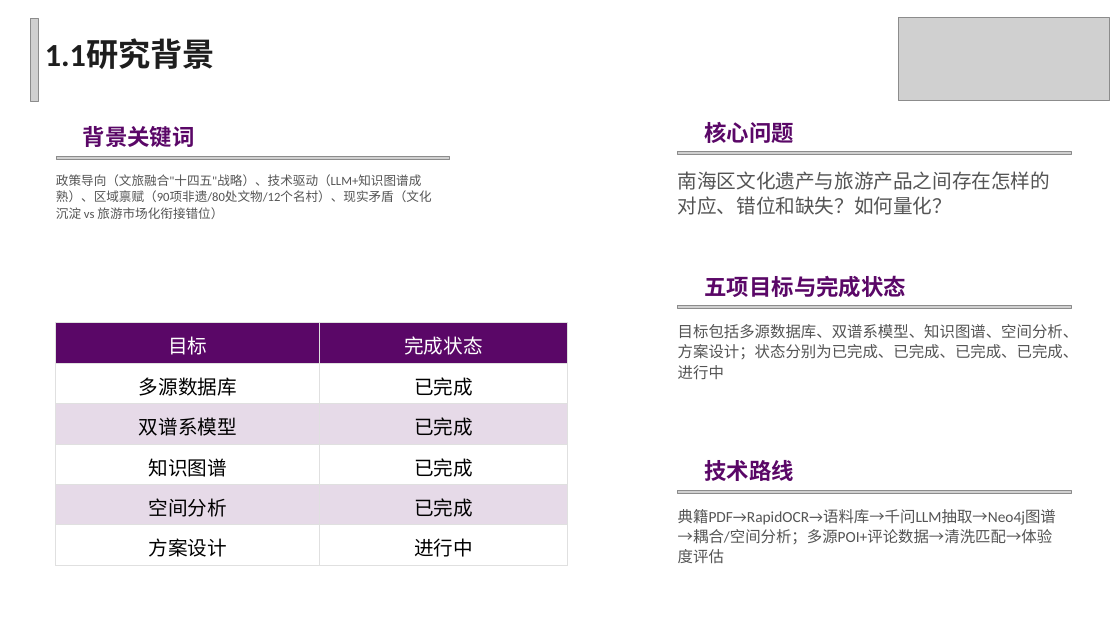
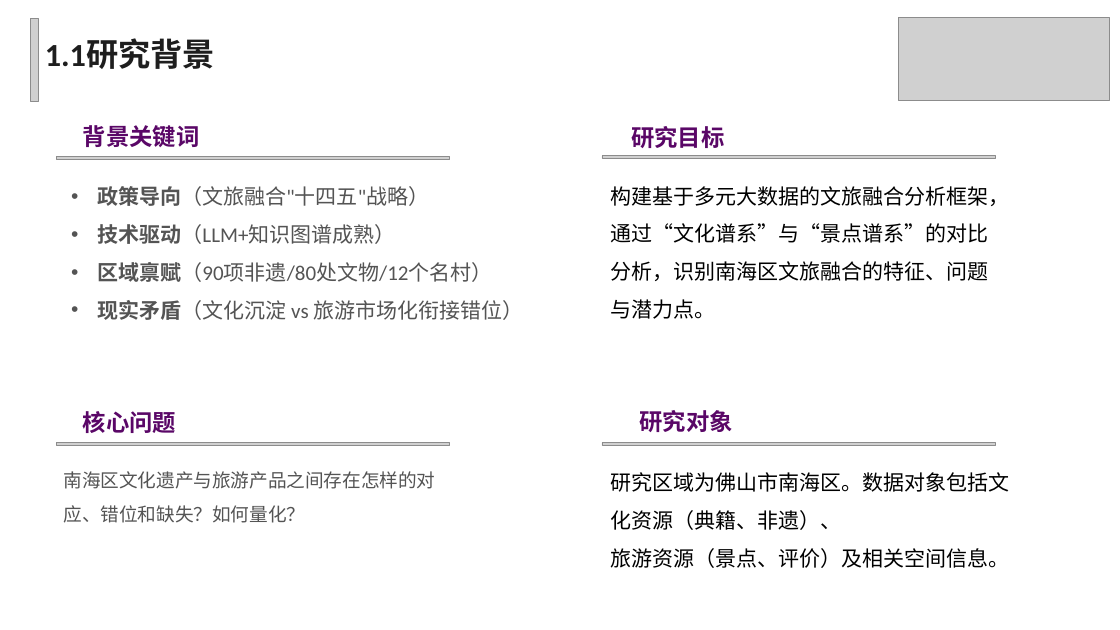
Before and after one commit to Archdogms/knowledge_graph, a slide deck: slide 3 of docs/ppt/孟帅_毕设中期final.pptx. Drawn at 1120x630 pixels with LibreOffice and Linux fonts; fonts in the diff are those of the drawing; grey boxes stand for pictures; background and template pictures are left out. Boxes give left, top, right and bottom in pixels: in the first picture for what was removed or moved away, otherwise in the second. Text is boxed around its words. In the diff, an @@ line names an element or a change of style, - is before the commit and + after.

```diff
--- a/docs/ppt/孟帅_毕设中期final.pptx
+++ b/docs/ppt/孟帅_毕设中期final.pptx
@@ text "背景关键词" at (83, 125, 200, 147): size 19.2 to 20 pt, font Calibri to Noto Sans CJK SC @@
@@ text added at (631, 126, 724, 148), 20 pt, text #5A0767, bold @@
+研究目标
@@ picture: place and size @@
-picture at (678, 306, 1071, 308)
+picture at (602, 155, 996, 158)
@@ text at (97, 186, 524, 320): text changed; size 10.8 to 18 pt @@
-政策导向（文旅融合"十四五"战略）、技术驱动（LLM+知识图谱成熟）、区域禀赋（90项非遗/80处文物/12个名村）、现实矛盾（文化沉淀 vs 旅游市场化衔接错位）
+• 政策导向（文旅融合"十四五"战略）
+• 技术驱动（LLM+知识图谱成熟）
+• 区域禀赋（90项非遗/80处文物/12个名村）
+• 现实矛盾（文化沉淀 vs 旅游市场化衔接错位）
@@ text added at (610, 186, 1009, 319), 18 pt, text #000000 @@
+构建基于多元大数据的文旅融合分析框架，通过“文化谱系”与“景点谱系”的对比分析，识别南海区文旅融合的特征、问题与潜力点。
@@ text removed at (705, 275, 907, 297) @@
-五项目标与完成状态
@@ table removed at (56, 323, 568, 565), 6 rows, 2 columns @@
-目标 | 完成状态
-多源数据库 | 已完成
-双谱系模型 | 已完成
-知识图谱 | 已完成
-空间分析 | 已完成
-方案设计 | 进行中
@@ text removed at (678, 324, 1079, 380) @@
-目标包括多源数据库、双谱系模型、知识图谱、空间分析、方案设计；状态分别为已完成、已完成、已完成、已完成、进行中
@@ text "核心问题" at (83, 411, 176, 433): size 19.2 to 20 pt, font Calibri to Noto Sans CJK SC @@
@@ text "核心问题": place and size @@
-text "核心问题" at (705, 122, 795, 143)
+text "核心问题" at (83, 411, 176, 433)
@@ text added at (640, 410, 733, 432), 20 pt, text #5A0767, bold @@
+研究对象
@@ picture: place and size @@
-picture at (678, 152, 1071, 155)
+picture at (56, 443, 450, 445)
@@ picture: place and size @@
-picture at (678, 491, 1071, 493)
+picture at (602, 443, 996, 445)
@@ text "南海区文化遗产与旅游产品之间存在怎样的对应、错位和缺失？如何量化？": place and size @@
-text "南海区文化遗产与旅游产品之间存在怎样的对应、错位和缺失？如何量化？" at (678, 171, 1050, 215)
+text "南海区文化遗产与旅游产品之间存在怎样的对应、错位和缺失？如何量化？" at (64, 471, 436, 523)
@@ text "南海区文化遗产与旅游产品之间存在怎样的对应、错位和缺失？如何量化？" at (64, 471, 436, 523): size 16.8 to 16 pt; line spacing 21.8pt to 1.5 @@
@@ text added at (610, 472, 1009, 568), 18 pt, text #000000 @@
+研究区域为佛山市南海区。数据对象包括文化资源（典籍、非遗）、
+旅游资源（景点、评价）及相关空间信息。
@@ text removed at (705, 460, 795, 481) @@
-技术路线
@@ text removed at (678, 509, 1056, 563) @@
-典籍PDF→RapidOCR→语料库→千问LLM抽取→Neo4j图谱→耦合/空间分析；多源POI+评论数据→清洗匹配→体验度评估
```
Also in this commit, not shown: 6 other slides changed, 4 slides added, 4 slides removed, 13 other files.
